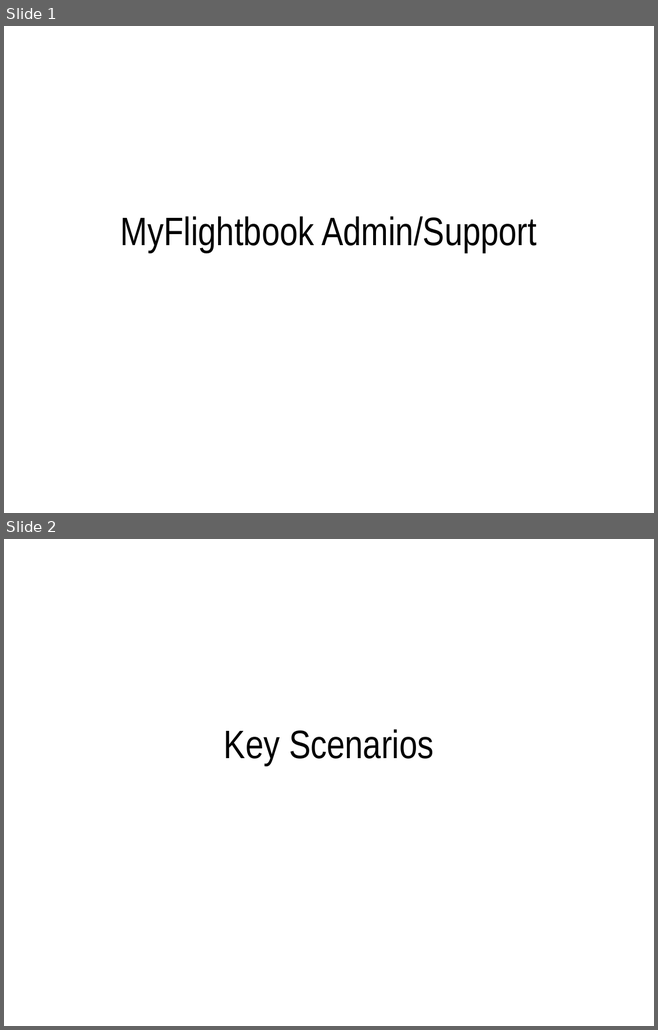
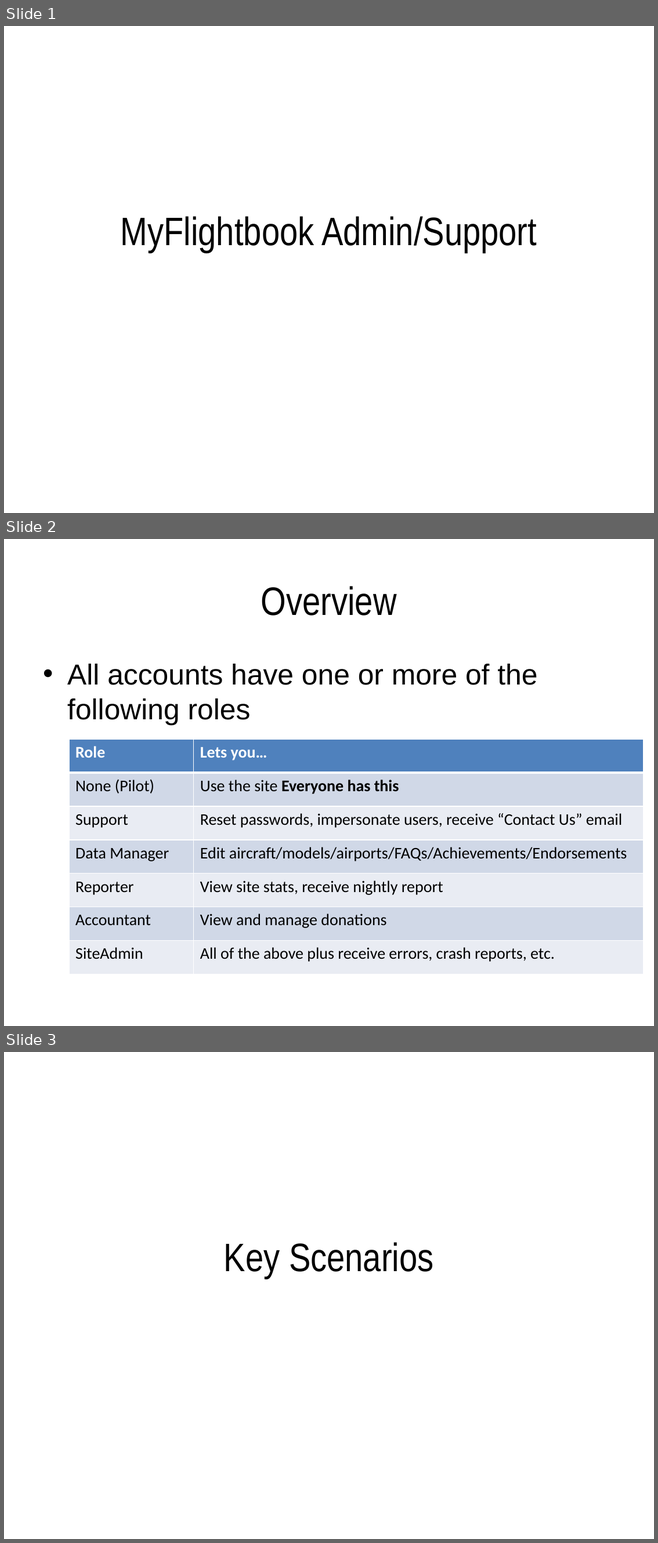
Before and after one commit to ericberman/MyFlightbookWeb, a slide deck: MyFlightbook.Web/Private/MyFlightbook Admin Tools.pptx. Shown one above the other, each under a label of ours: slides 1 and 2 before the commit, slides 1, 2 and 3 after it. The pictures are 658x1030 and 658x1543 pixels, drawn with LibreOffice and Linux fonts; fonts in the diff are those of the drawing; background and template pictures are left out. Boxes give left, top, right and bottom in pixels: in the first picture for what was removed or moved away, otherwise in the second. Text is boxed around its words. In the diff, an @@ line names an element or a change of style, - is before the commit and + after.

Commit message:
Update admin tools powerpoint

```diff
--- a/MyFlightbook.Web/Private/MyFlightbook Admin Tools.pptx
+++ b/MyFlightbook.Web/Private/MyFlightbook Admin Tools.pptx
@@ slide 2 added at box(4, 539, 654, 1026), background #FFFFFF @@
@@ title added at box(261, 586, 397, 616), 44 pt, text #000000 @@
+Overview
@@ text added at box(67, 664, 537, 725), 32 pt, text #000000 @@
+• All accounts have one or more of the following roles
@@ table added at box(69, 739, 643, 974), 7 rows, 2 columns @@
+Role | Lets you…
+None (Pilot) | Use the site Everyone has this
+Support | Reset passwords, impersonate users, receive “Contact Us” email
+Data Manager | Edit aircraft/models/airports/FAQs/Achievements/Endorsements
+Reporter | View site stats, receive nightly report
+Accountant | View and manage donations
+SiteAdmin | All of the above plus receive errors, crash reports, etc.
@@ what was slide 2 is now slide 3 @@
```
Also in this commit, not shown: 12 slides changed, 3 other slides added.
